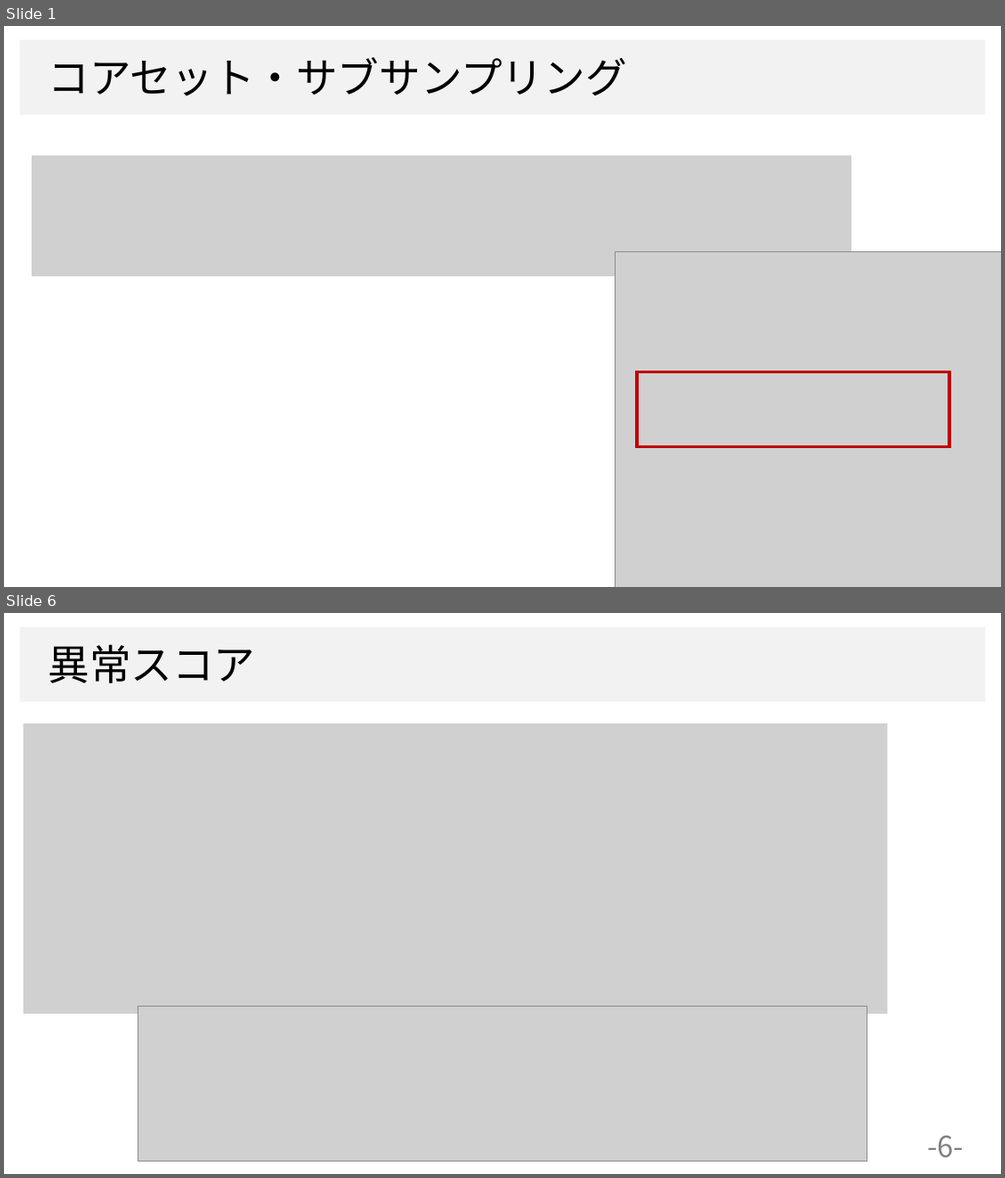
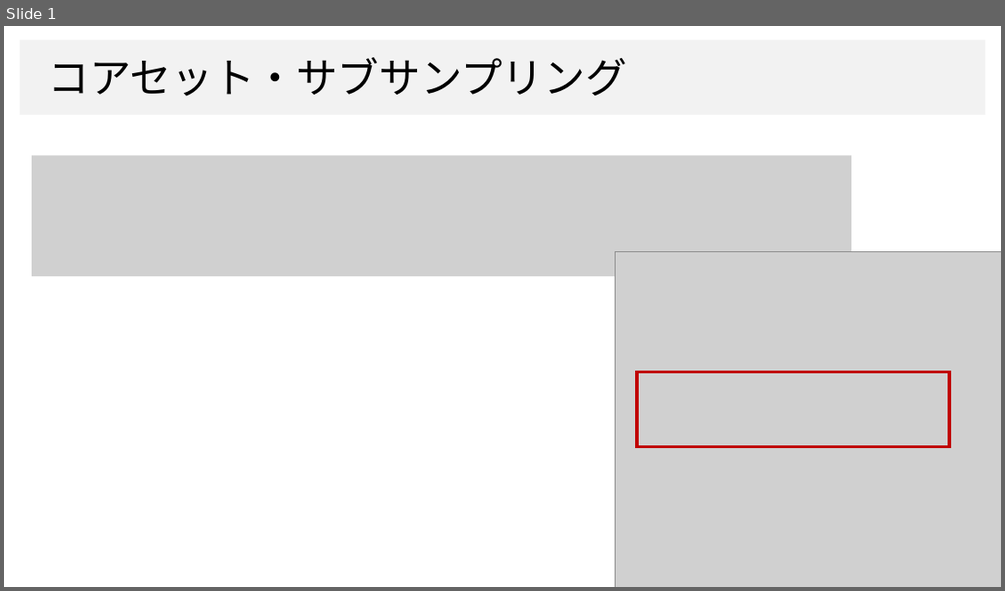
Before and after one commit to dhia-github/haselab-all, a slide deck: 発表資料/ゼミ資料(サブセットと損失関数).pptx. Shown one above the other, each under a label of ours: slides 1 and 6 before the commit, slide 1 after it; the slides between them are not shown. The pictures are 1005x1178 and 1005x591 pixels, drawn with LibreOffice and Linux fonts; fonts in the diff are those of the drawing; grey boxes stand for pictures; background and template pictures are left out. Boxes give left, top, right and bottom in pixels: in the first picture for what was removed or moved away, otherwise in the second. Text is boxed around its words. In the diff, an @@ line names an element or a change of style, - is before the commit and + after.

```diff
--- a/発表資料/ゼミ資料(サブセットと損失関数).pptx
+++ b/発表資料/ゼミ資料(サブセットと損失関数).pptx
@@ slide 6 removed at [4, 613, 1001, 1174], background #FFFFFF; not listed: 1 template element that a slide beside it also shows @@
@@ text removed at [48, 644, 255, 683] @@
-異常スコア
@@ picture removed at [24, 723, 888, 1013] @@
@@ picture removed at [138, 1006, 867, 1161] @@
@@ page number removed at [928, 1135, 964, 1158] @@
--6-
```
Also in this commit, not shown: 1 slide changed, 2 slides added, 1 other slide removed.
